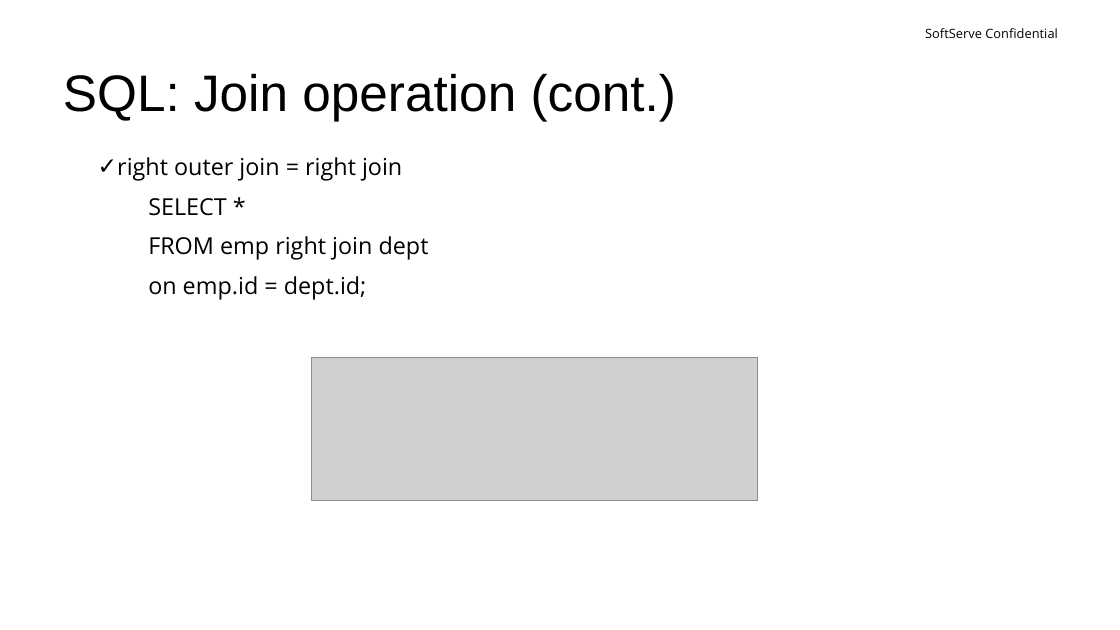
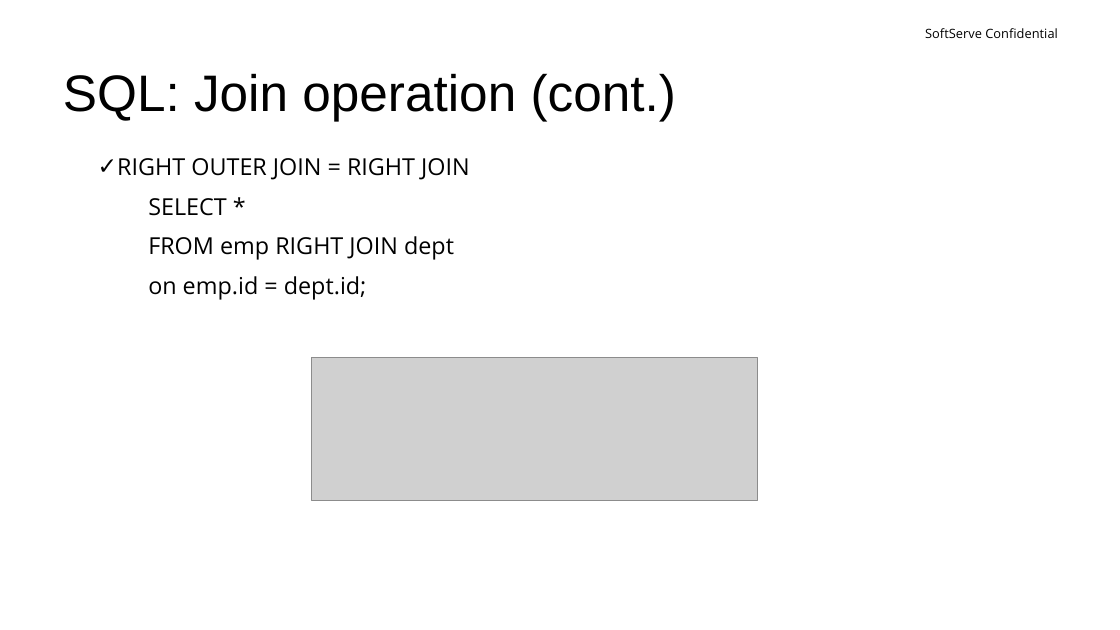
Before and after one commit to yuriimartynenko/softserve, a slide deck: slide 26 of presentation/sql.pptx. Drawn at 1120x630 pixels with LibreOffice and Linux fonts; fonts in the diff are those of the drawing; grey boxes stand for pictures; background and template pictures are left out. Boxes give left, top, right and bottom in pixels: in the first picture for what was removed or moved away, otherwise in the second. Text is boxed around its words. In the diff, an @@ line names an element or a change of style, - is before the commit and + after.

```diff
--- a/presentation/sql.pptx
+++ b/presentation/sql.pptx
@@ text at (x1=117, y1=158, x2=470, y2=180): text changed @@
-✓ right outer join = right join
+✓ RIGHT OUTER JOIN = RIGHT JOIN
@@ text at (x1=148, y1=236, x2=454, y2=260): text changed @@
-FROM emp right join dept
+FROM emp RIGHT JOIN dept
```
Also in this commit, not shown: 8 other slides changed.
